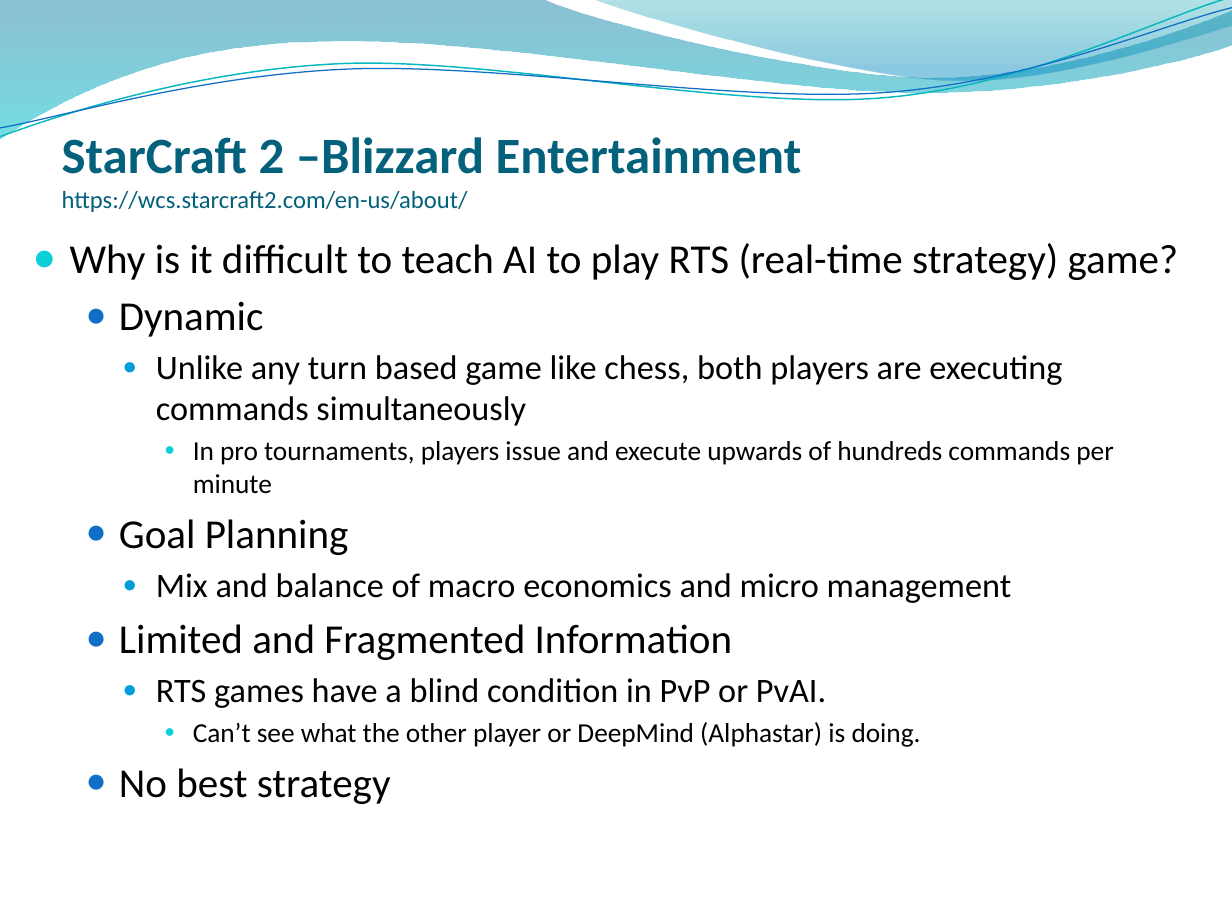
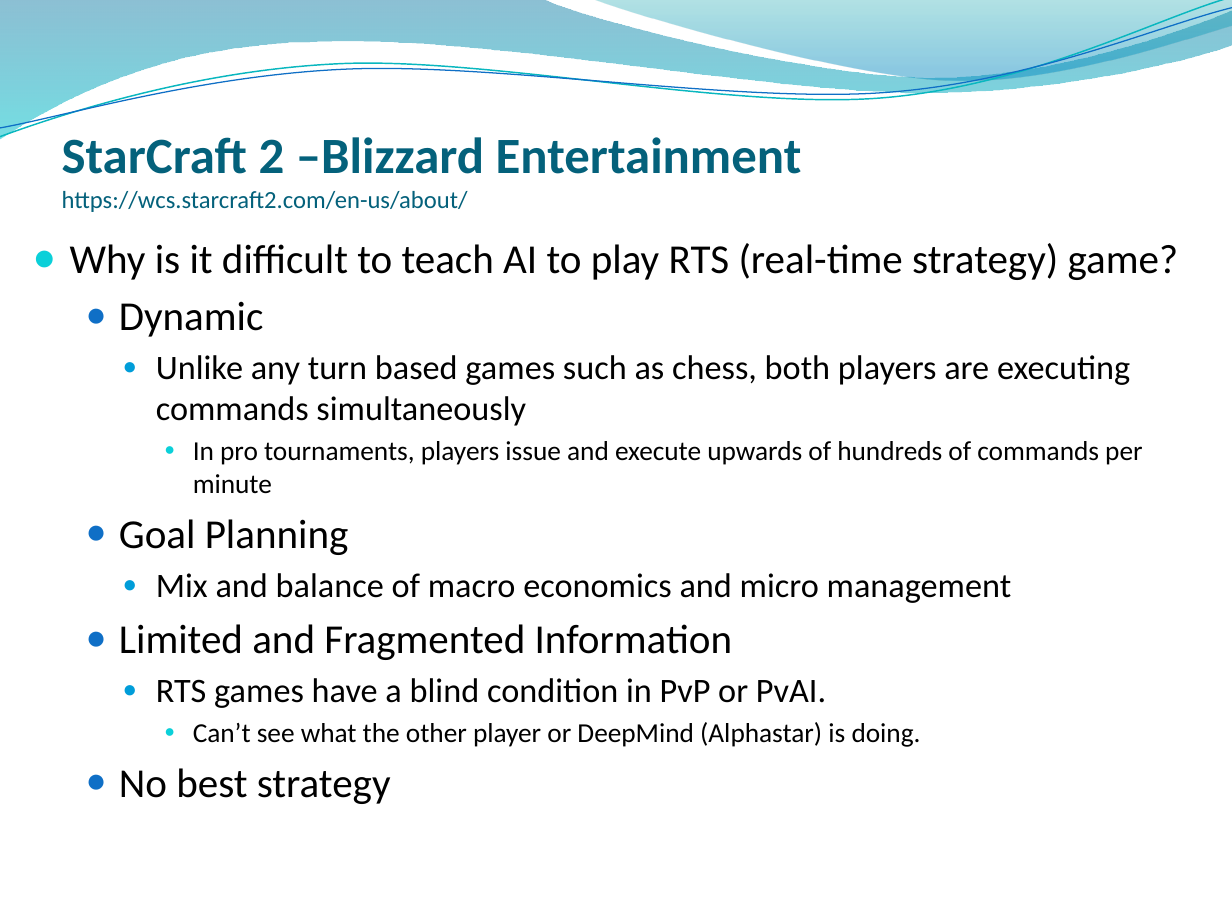
Before and after one commit to Leungy/MSDS-6306-Assignments, a slide deck: slide 2 of AI in RTS game.pptx. Drawn at 1232x924 pixels with LibreOffice and Linux fonts; fonts in the diff are those of the drawing; background and template pictures are left out. Boxes give left, top, right and bottom in pixels: in the first picture for what was removed or moved away, otherwise in the second. Text is boxed around its words. In the diff, an @@ line names an element or a change of style, - is before the commit and + after.

```diff
--- a/AI in RTS game.pptx
+++ b/AI in RTS game.pptx
@@ text at [156, 355, 1142, 494]: text changed @@
-    ● Unlike any turn based game like chess, both players are executing commands simultaneously
-      ● In pro tournaments, players issue and execute upwards of hundreds commands per minute
+    ● Unlike any turn based games such as chess, both players are executing commands simultaneously
+      ● In pro tournaments, players issue and execute upwards of hundreds of commands per minute
```
Also in this commit, not shown: 1 other slide changed.
